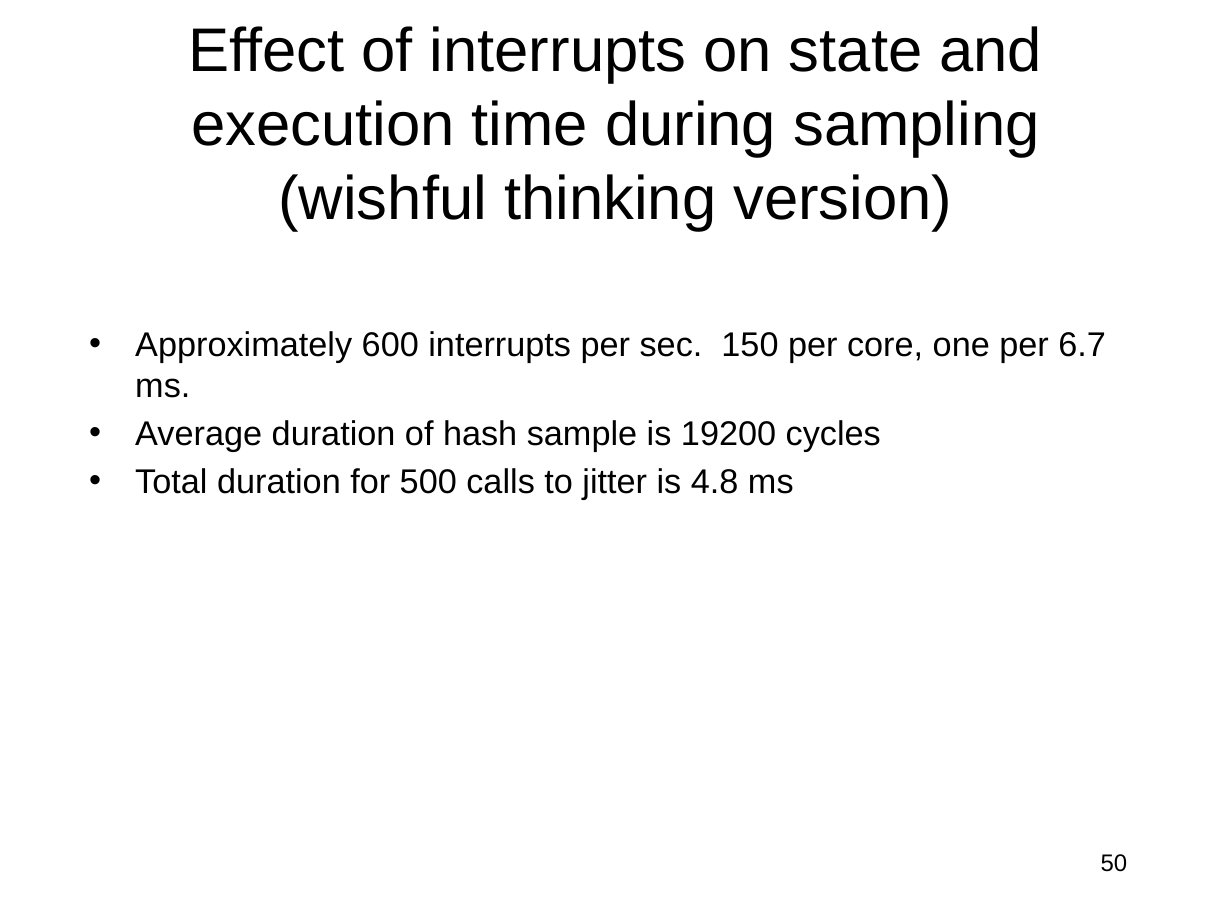
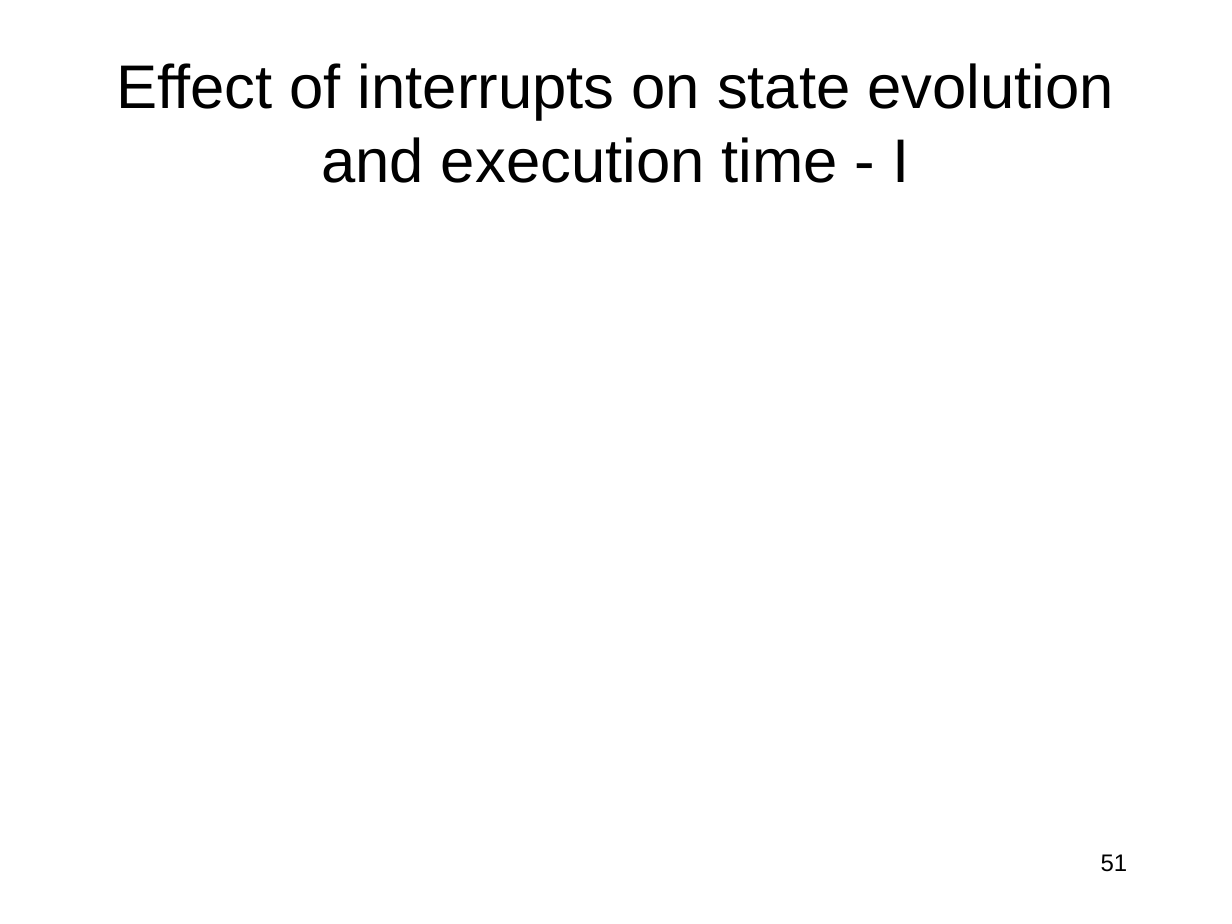
Before and after one commit to jlmucb/class_notes, a slide deck: slide 51 of BerkeleyClass/CS290Spring2013/Lectures/entropy_talk.pptx (slide 50 before the commit). Drawn at 1232x924 pixels with LibreOffice and Linux fonts; fonts in the diff are those of the drawing; grey boxes stand for pictures. Boxes give left, top, right and bottom in pixels: in the first picture for what was removed or moved away, otherwise in the second. Text is boxed around its words. In the diff, an @@ line names an element or a change of style, - is before the commit and + after.

Commit message:
more for jitter

```diff
--- a/BerkeleyClass/CS290Spring2013/Lectures/entropy_talk.pptx
+++ b/BerkeleyClass/CS290Spring2013/Lectures/entropy_talk.pptx
@@ title at (x1=116, y1=63, x2=1114, y2=183): text changed @@
-Effect of interrupts on state and execution time during sampling (wishful thinking version)
+Effect of interrupts on state evolution and execution time - I
@@ text removed at (x1=135, y1=331, x2=1106, y2=499) @@
-• Approximately 600 interrupts per sec. 150 per core, one per 6.7 ms.
-• Average duration of hash sample is 19200 cycles
-• Total duration for 500 calls to jitter is 4.8 ms
@@ page number at (x1=1101, y1=854, x2=1128, y2=872): text changed @@
-50
+51
```
Also in this commit, not shown: 3 other slides changed, 3 slides added, 1 other file.
